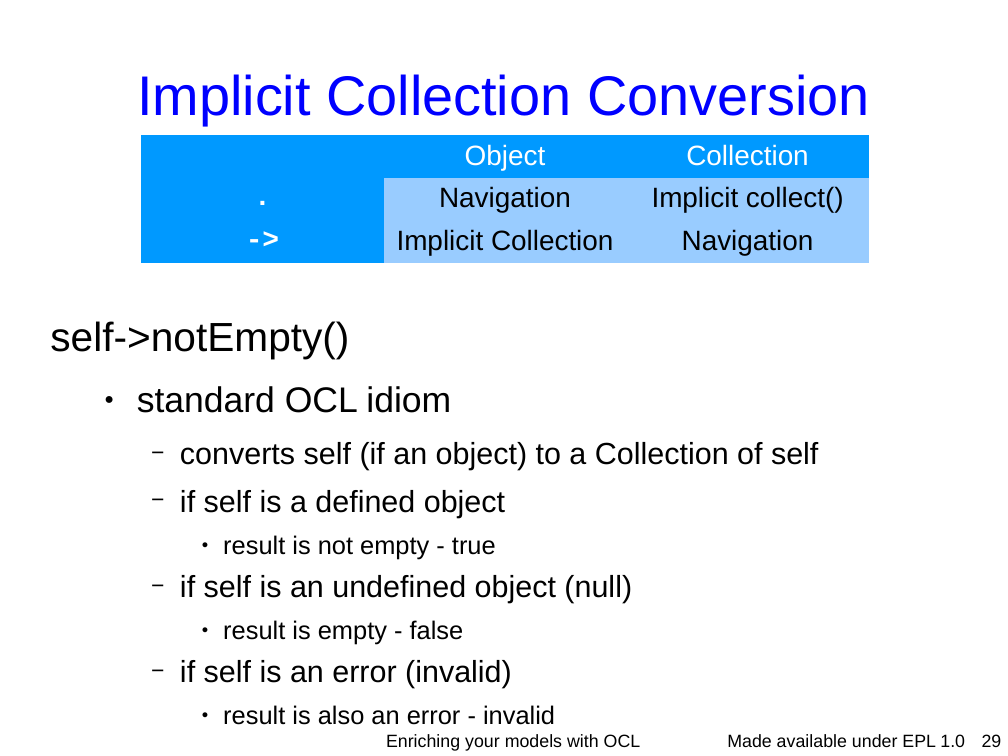
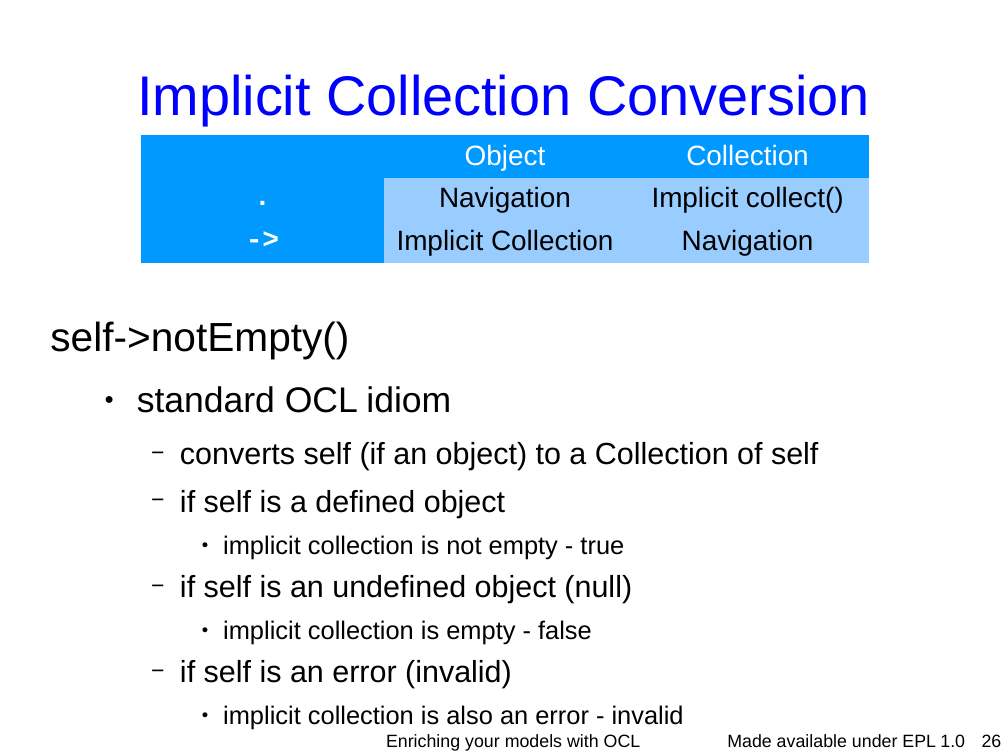
Before and after one commit to eclipse-ocl/ocl-website, a slide deck: slide 26 of ocl/docs/publications/ESE2010LongTalk/EnrichingWithOCL.odp (slide 29 before the commit). Drawn at 1008x756 pixels with LibreOffice and Linux fonts; fonts in the diff are those of the drawing; background and template pictures are left out. Boxes give left, top, right and bottom in pixels: in the first picture for what was removed or moved away, otherwise in the second. Text is boxed around its words. In the diff, an @@ line names an element or a change of style, - is before the commit and + after.

```diff
--- a/ocl/docs/publications/ESE2010LongTalk/EnrichingWithOCL.odp
+++ b/ocl/docs/publications/ESE2010LongTalk/EnrichingWithOCL.odp
@@ text at [223,535,624,560]: text changed @@
-      ● result is not empty - true
+      ● implicit collection is not empty - true
@@ text at [223,620,592,645]: text changed @@
-      ● result is empty - false
+      ● implicit collection is empty - false
@@ text at [223,705,684,730]: text changed @@
-      ● result is also an error - invalid
+      ● implicit collection is also an error - invalid
@@ page number at [982,734,1002,747]: text changed @@
-29
+26
```
Also in this commit, not shown: 16 other slides changed, 3 slides removed.
